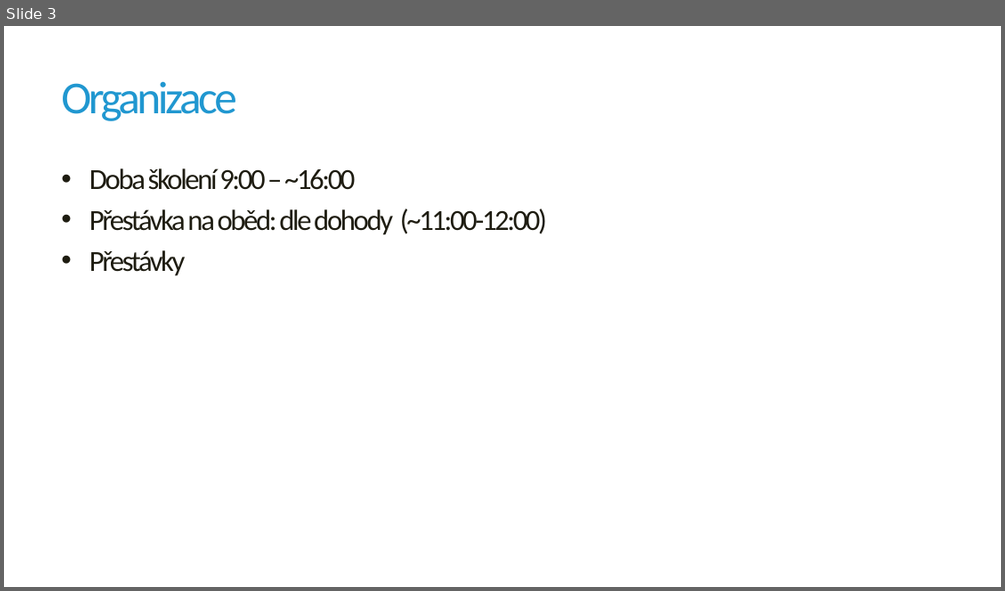
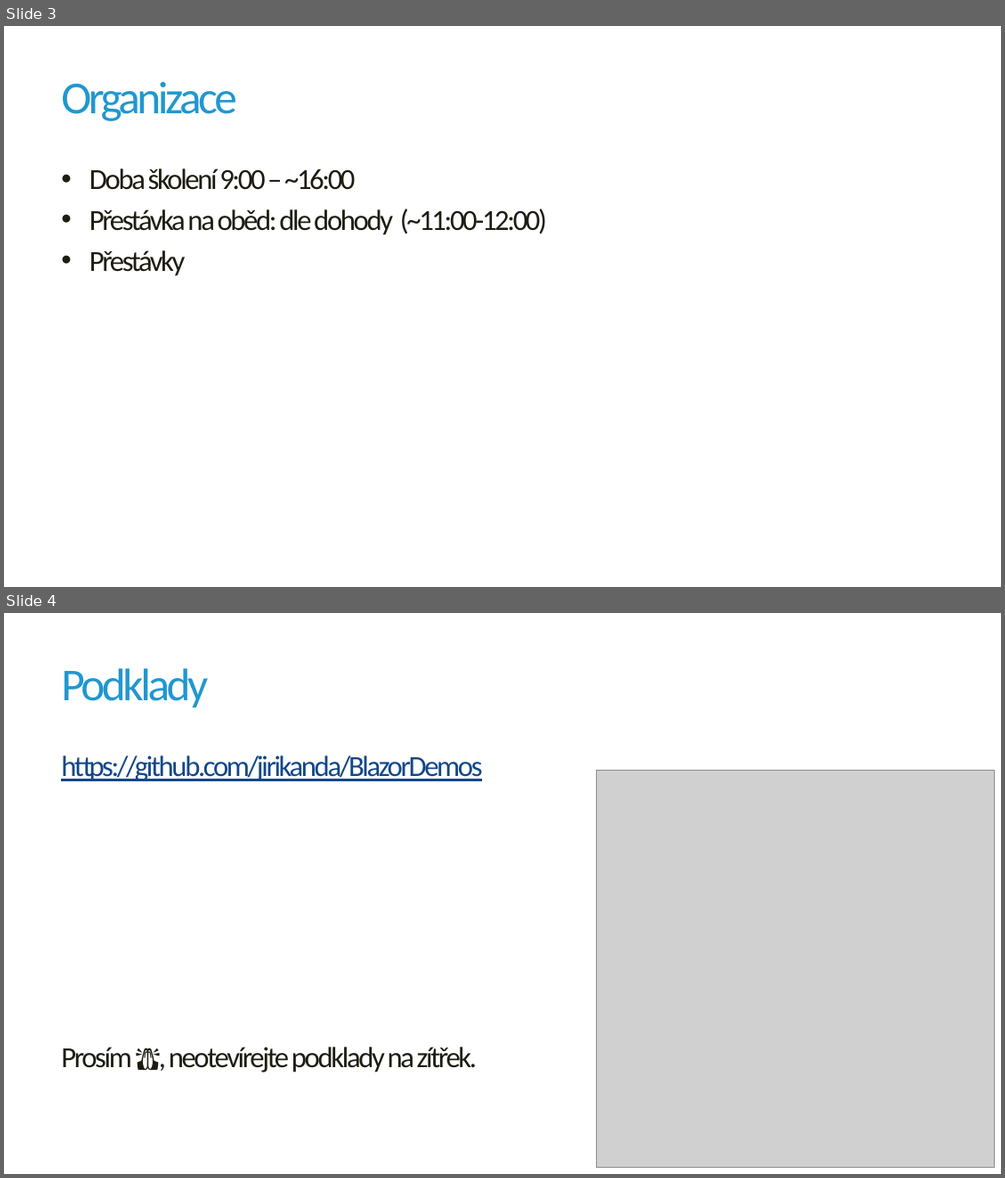
Before and after one commit to jirikanda/BlazorDemos, a slide deck: Presentation/00 - Intro.pptx. Shown one above the other, each under a label of ours: slide 3 before the commit, slides 3 and 4 after it. The pictures are 1005x591 and 1005x1178 pixels, drawn with LibreOffice and Linux fonts; fonts in the diff are those of the drawing; grey boxes stand for pictures; background and template pictures are left out. Boxes give left, top, right and bottom in pixels: in the first picture for what was removed or moved away, otherwise in the second. Text is boxed around its words. In the diff, an @@ line names an element or a change of style, - is before the commit and + after.

```diff
--- a/Presentation/00 - Intro.pptx
+++ b/Presentation/00 - Intro.pptx
@@ slide 4 added at (x1=4, y1=613, x2=1001, y2=1174), background #FFFFFF @@
@@ title added at (x1=61, y1=668, x2=208, y2=708), 44 pt, text #2097D0 @@
+Podklady
@@ text added at (x1=61, y1=755, x2=482, y2=1072), 28 pt, text #114788, underline @@
+https://github.com/jirikanda/BlazorDemos
+Prosím 🙏, neotevírejte podklady na zítřek.
@@ picture added at (x1=597, y1=770, x2=995, y2=1167) @@
```
Also in this commit, not shown: 1 slide changed, 6 other files.
